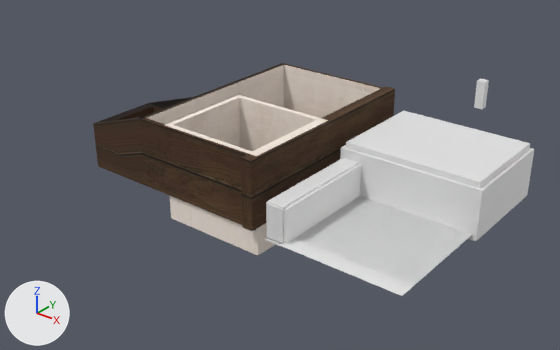
An edit to the Blender file Entities/House/house.blend, drawn before and after from the same camera.
The view is the same before and after, from a 50 mm camera at (18.7, -32.4, 21.4) aimed at (-7.7, 0.6, 1.0). Every picture has the same lights, and +X, +Y and +Z are marked at lower left. The picture after the commit comes second.

Objects in the first picture: 'HOUSE-col', 'model-noimp', 'room-col' and 1 more.
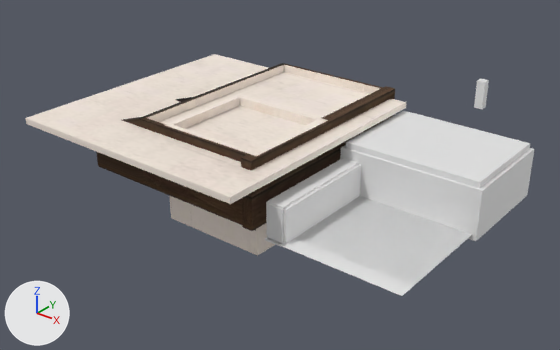
Scene script edits in JSON lines:
```json
{"op": "remove", "block": "ob_teto_col", "code": "ob_teto_col.hide_set(True)"}
```

Location of each change, (x1, y1, x2, y2) in pixels of the pictures (560 x 350 px):
```json
{"object": "teto-col", "change": "shown", "after": [26, 54, 406, 204]}
```
